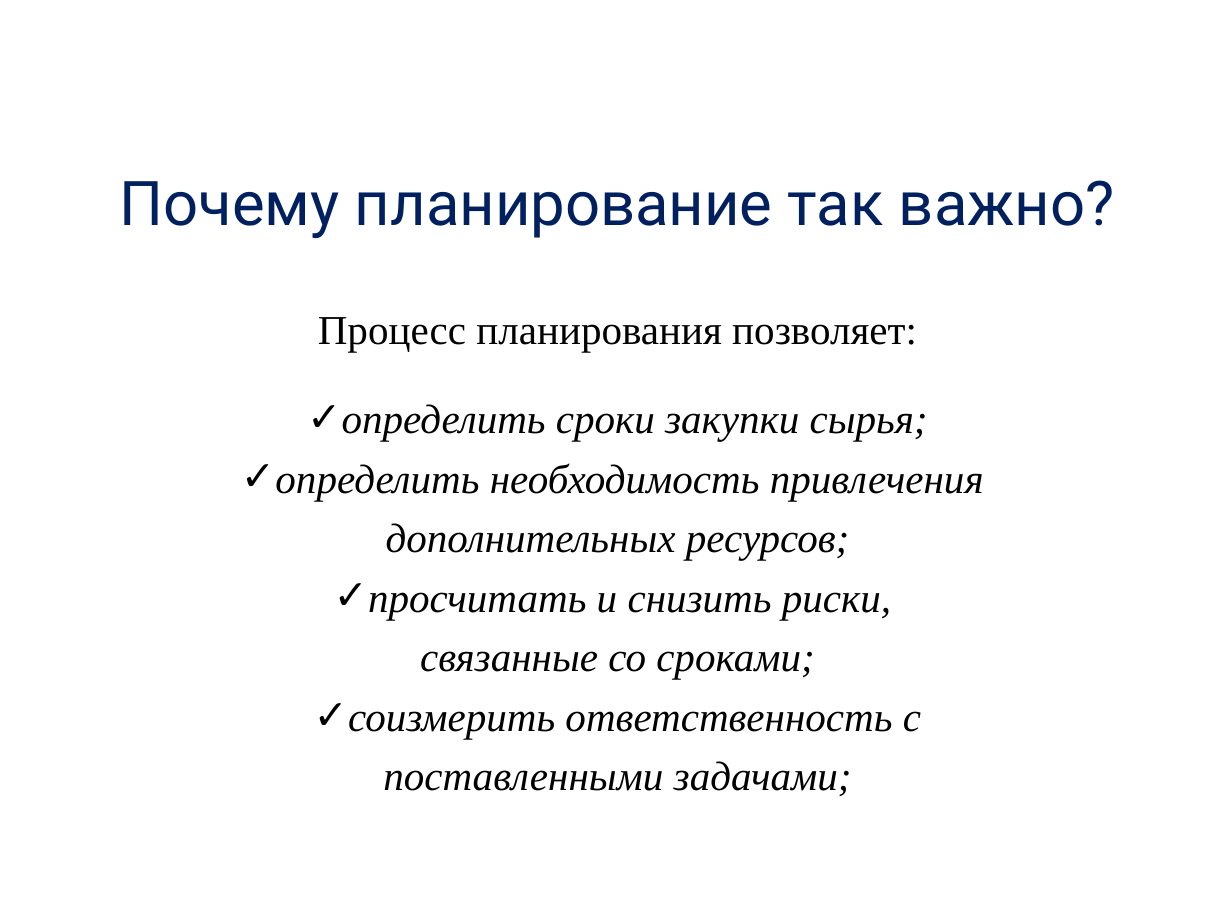
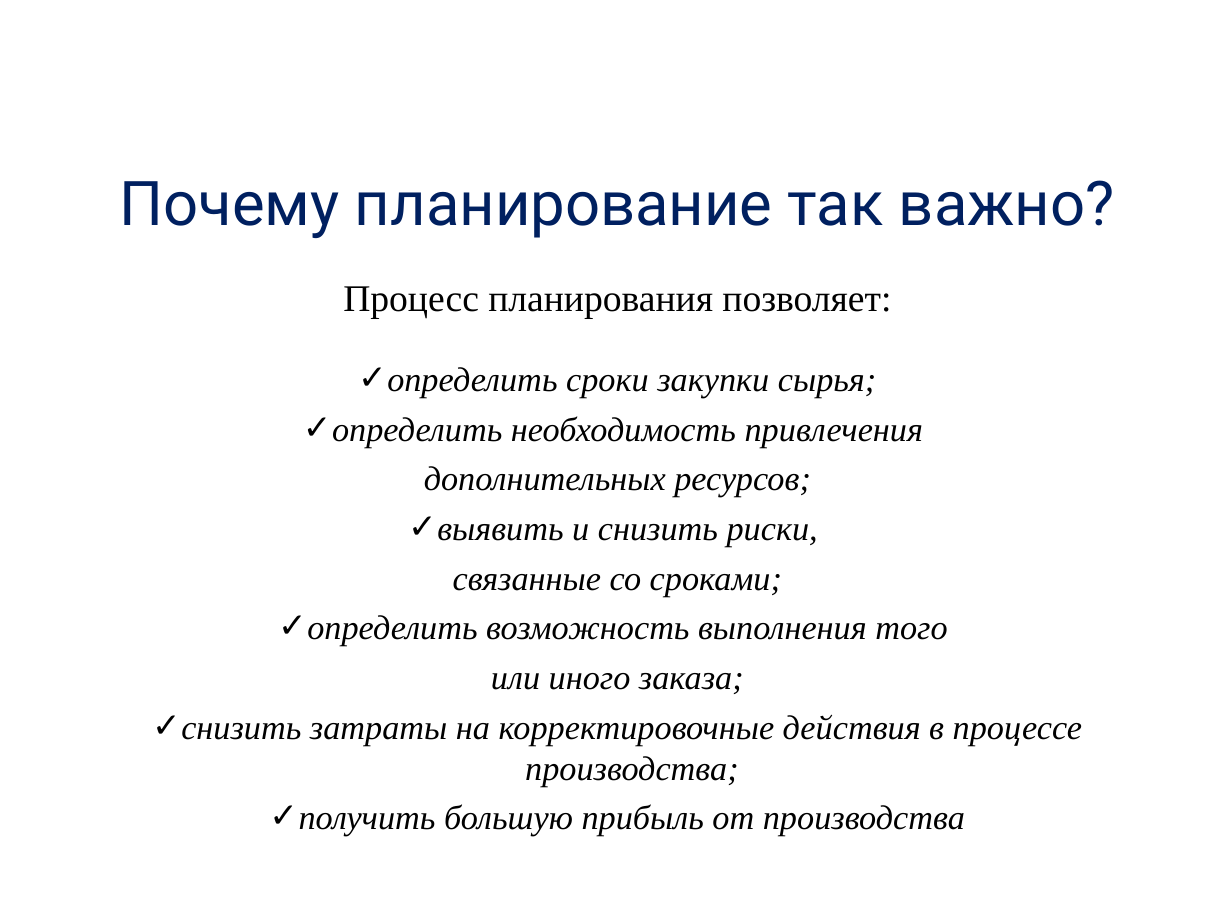
Before and after one commit to alexdegtev/SchedulerTask, a slide deck: slide 3 of Docs/presentation.ppt (slide 4 before the commit). Drawn at 1232x924 pixels with LibreOffice and Linux fonts; fonts in the diff are those of the drawing; background and template pictures are left out. Boxes give left, top, right and bottom in pixels: in the first picture for what was removed or moved away, otherwise in the second. Text is boxed around its words. In the diff, an @@ line names an element or a change of style, - is before the commit and + after.

```diff
--- a/Docs/presentation.ppt
+++ b/Docs/presentation.ppt
@@ text "Процесс планирования позволяет:": place and size @@
-text "Процесс планирования позволяет:" at <box>275,317,984,796</box>
+text "Процесс планирования позволяет:" at <box>181,286,1082,836</box>
@@ text at <box>332,286,923,597</box>: size 24 to 22 pt in "Процесс планирования позволяет:"; size 24 to 20 pt in "определить сроки закупки сырья;", "определить необходимость привлечения", "дополнительных ресурсов;", "связанные со сроками;"; less space between paragraphs @@
@@ text at <box>437,524,818,547</box>: text changed; size 24 to 20 pt @@
-✓ просчитать и снизить риски,
+✓ выявить и снизить риски,
@@ text at <box>181,615,1082,836</box>: text changed; size 24 to 20 pt @@
-✓ соизмерить ответственность с
-поставленными задачами;
+✓ определить возможность выполнения того
+или иного заказа;
+✓ снизить затраты на корректировочные действия в процессе производства;
+✓ получить большую прибыль от производства
```
Also in this commit, not shown: 7 other slides changed, 4 slides added, 6 slides removed, 1 other file.
